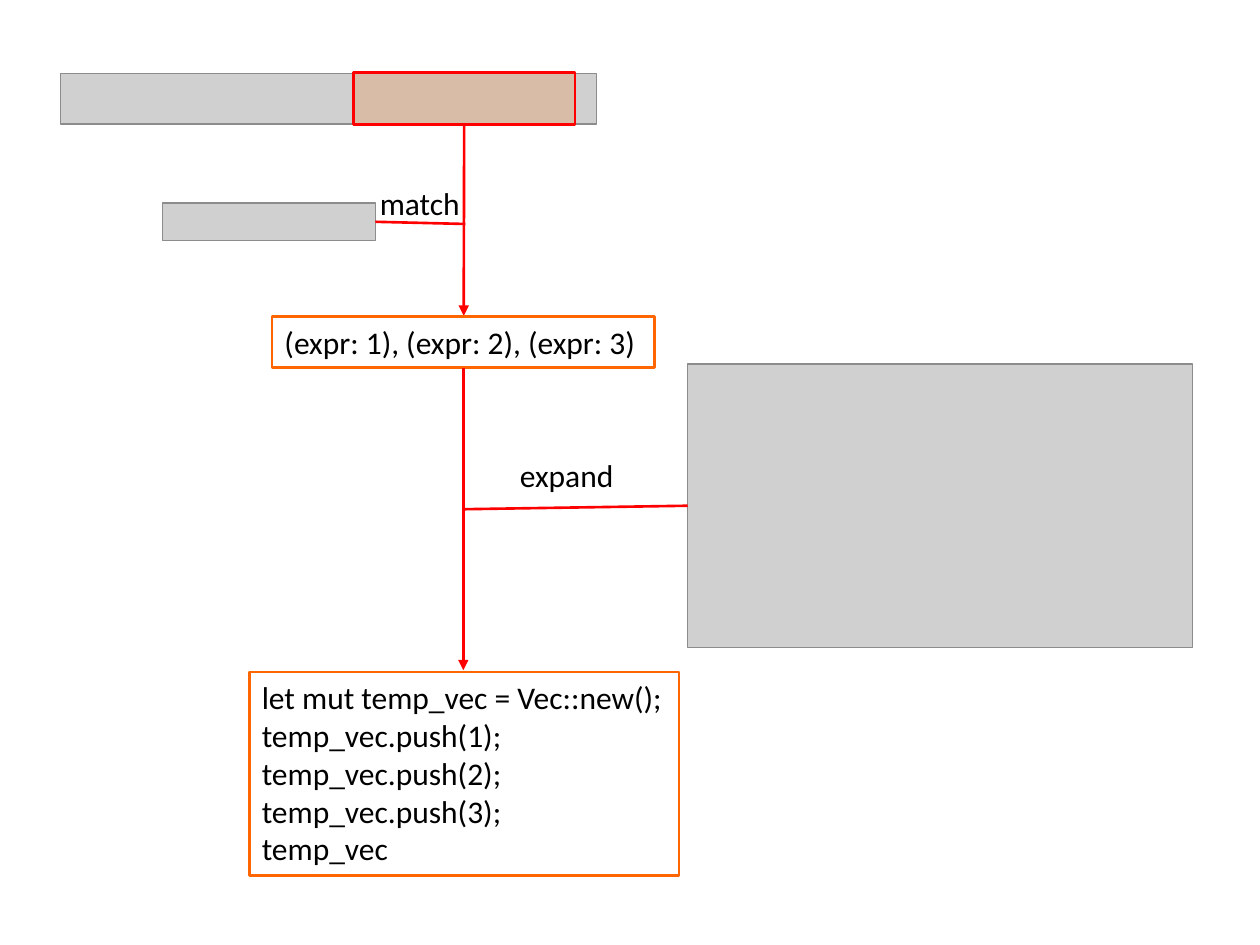
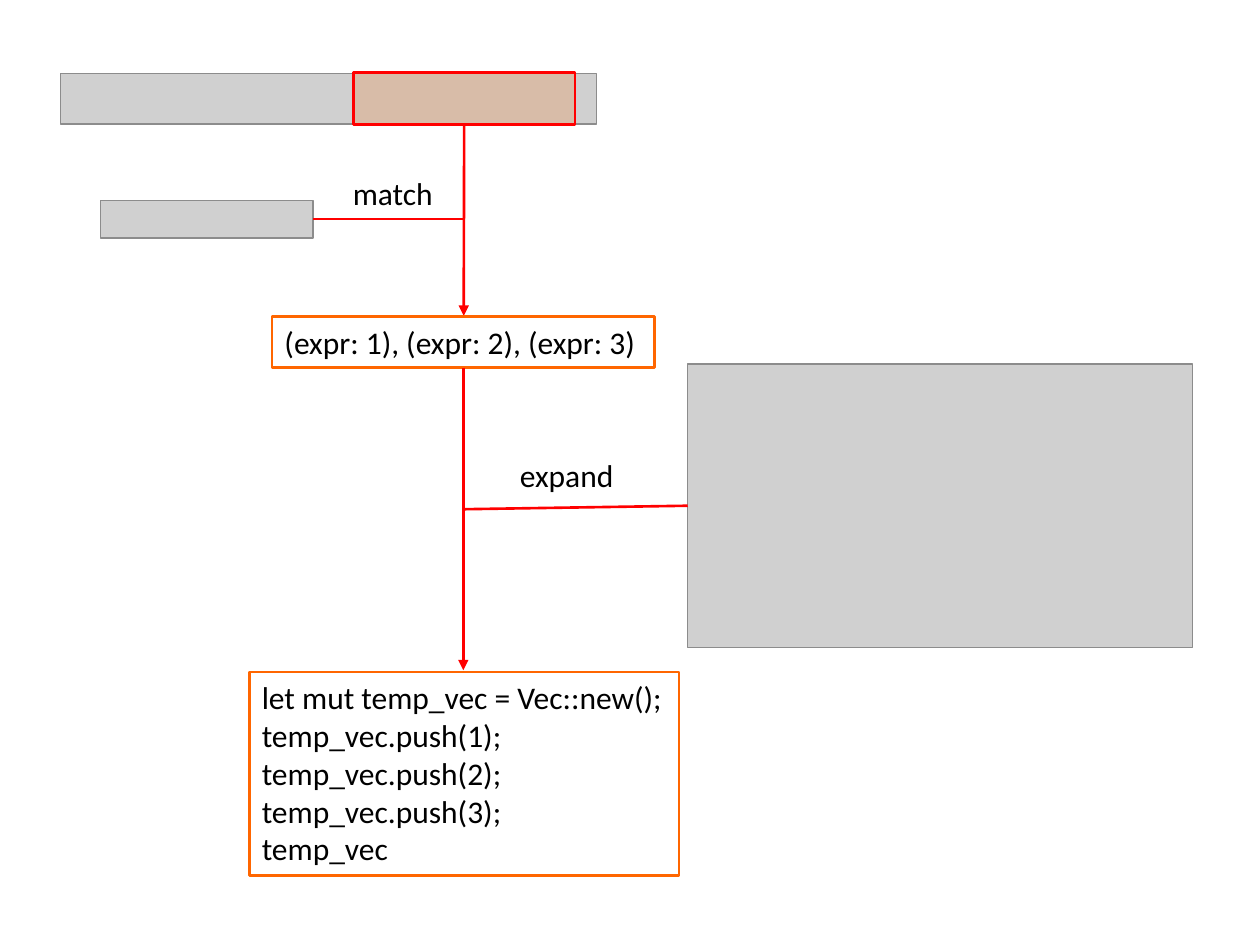
Before and after one commit to agave233/teamwork-14-Macro, a slide deck: slide 16 of Slides/Rust Part Slides.pptx. Drawn at 1260x945 pixels with LibreOffice and Linux fonts; fonts in the diff are those of the drawing; grey boxes stand for pictures. Boxes give left, top, right and bottom in pixels: in the first picture for what was removed or moved away, otherwise in the second. Text is boxed around its words. In the diff, an @@ line names an element or a change of style, - is before the commit and + after.

```diff
--- a/Slides/Rust Part Slides.pptx
+++ b/Slides/Rust Part Slides.pptx
@@ text "match" rewrapped from (380, 193, 460, 222) to (353, 183, 433, 206) @@
@@ picture: place and size @@
-picture at (163, 203, 375, 241)
+picture at (101, 200, 314, 238)
@@ line moved from (375, 222) - (465, 224) to (314, 219) - (464, 219) @@
```
Also in this commit, not shown: 1 other slide changed, 4 slides added.
